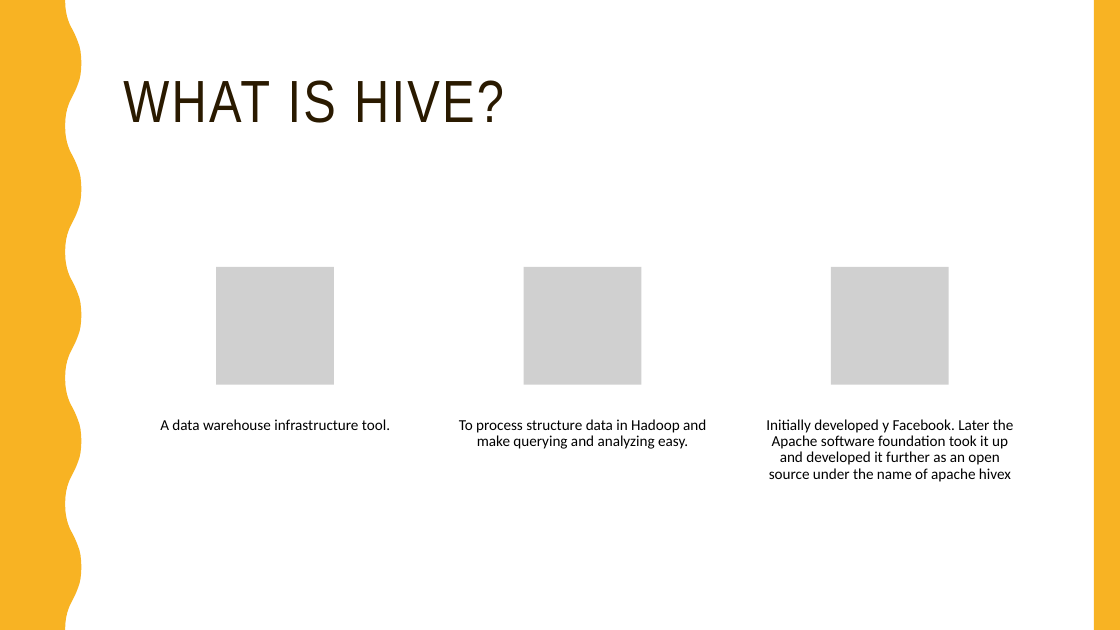
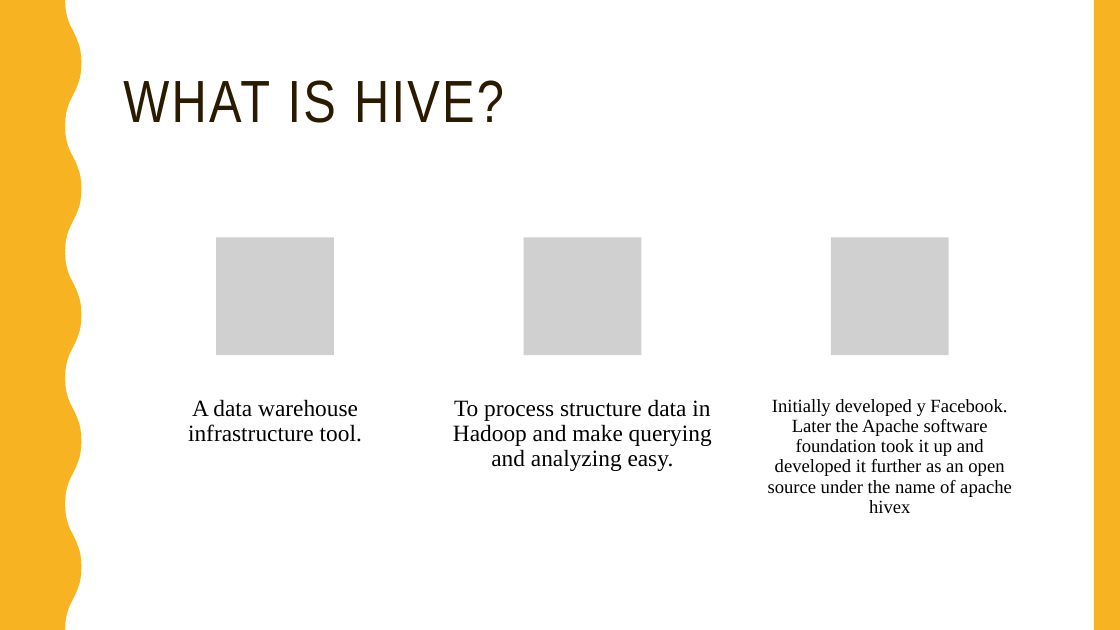
Before and after one commit to badisasairam/Hive, a slide deck: slide 6 of docs/HIVE.pptx. Drawn at 1120x630 pixels with LibreOffice and Linux fonts; fonts in the diff are those of the drawing; grey boxes stand for pictures. Boxes give left, top, right and bottom in pixels: in the first picture for what was removed or moved away, otherwise in the second. Text is boxed around its words. In the diff, an @@ line names an element or a change of style, - is before the commit and + after.

```diff
--- a/docs/HIVE.pptx
+++ b/docs/HIVE.pptx
@@ 3 pictures moved together from (x1=216, y1=267, x2=949, y2=385) to (x1=216, y1=238, x2=949, y2=355) @@
@@ text "A data warehouse infrastructure tool." moved from (x1=160, y1=419, x2=390, y2=430) to (x1=188, y1=399, x2=362, y2=442) @@
@@ text "A data warehouse infrastructure tool." at (x1=188, y1=399, x2=362, y2=442): size 13 to 20 pt, font Calibri to Times New Roman; more space between paragraphs @@
@@ text "To process structure data in ..." at (x1=453, y1=399, x2=712, y2=471): size 13 to 20 pt, font Calibri to Times New Roman; more space between paragraphs @@
@@ text "To process structure data in ..." moved from (x1=459, y1=419, x2=706, y2=449) to (x1=453, y1=399, x2=712, y2=471) @@
@@ text "Initially developed y Facebook. Later ..." moved from (x1=766, y1=419, x2=1014, y2=482) to (x1=768, y1=399, x2=1012, y2=513) @@
@@ text "Initially developed y Facebook. Later ..." at (x1=768, y1=399, x2=1012, y2=513): size 13 to 16 pt, font Calibri to Times New Roman; more space between paragraphs @@
```
Also in this commit, not shown: 34 other slides changed, 1 slide added.
